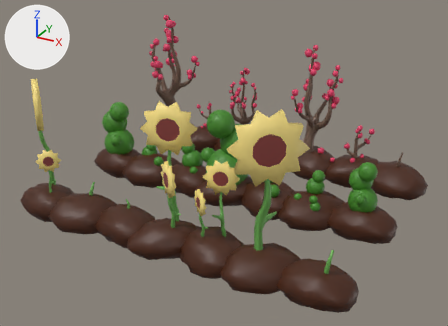
What one commit did to the FBX model Assets/3D Assets/Beete.fbx.
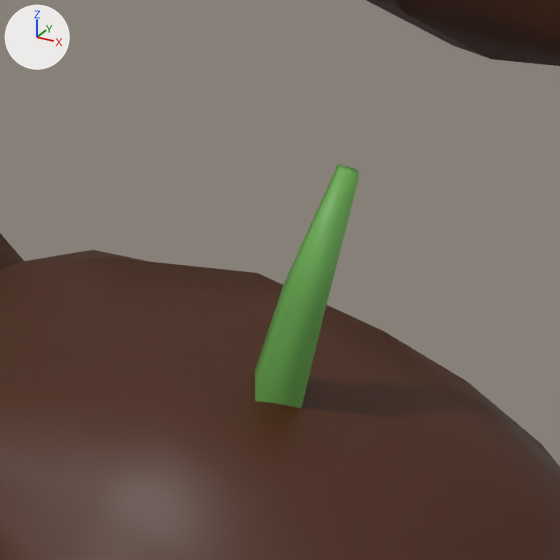
Each version appears first whole from a 50 mm lens placed at (-48.31, 16.41, 10.95), pointed at (-58.39, 34.72, 1.8), and next in a close-up on the part from 67% to 79% of the width and 72% to 89% of the height. Lighting does not change. The marker at upper left points along +X, +Y and +Z. Where no turn or scale is listed for an object, it has been applied to the vertices.

Before the edit, the objects in view are built like this:
```python
me_sphere_001 = bpy.data.meshes.new('Sphere.001')
me_sphere_001.from_pydata(...)  # 2106 vertices, 3063 faces; spans x -6.44..6.54, y -1.21..1.13, z -2.18..3.53
me_sphere_001.materials.append(mat_material)  # picture img_palette_png
me_sphere_002 = bpy.data.meshes.new('Sphere.002')
me_sphere_002.from_pydata(...)  # 5940 vertices, 6992 faces; spans x -6.44..6.54, y -1.21..1.13, z -2.18..1.67
me_sphere_002.materials.append(mat_material)  # picture img_palette_png
ob_kaktusbeet = bpy.data.objects.new('Kaktusbeet', me_sphere_002)
ob_kaktusbeet.location = (-58.571, 35.384, 1.961)
ob_kaktusbeet_001 = bpy.data.objects.new('Kaktusbeet.001', me_sphere_001)
ob_kaktusbeet_001.location = (-58.571, 31.14, 1.961)
```
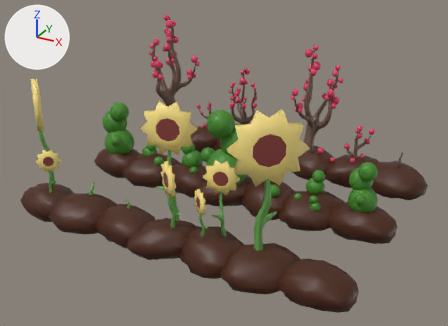
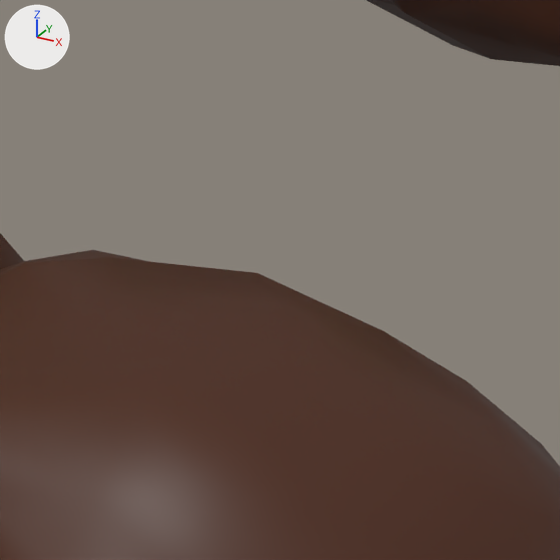
The change, as a list of edits to the scene's bpy script:
```text
Change me_sphere_001:
    where me_sphere_001.from_pydata(...)  # 2106 vertices, 3063 faces; spans x -6.44..6.54, y -1.21..1.13, z -2.18..3.53
    used by ob_kaktusbeet_001; location = (-58.571, 31.14, 1.961)
    me_sphere_001 part 1: the loose piece of 16 vertices spanning x 5.48..5.78, y -0.43..-0.14, z -1.3..-0.17 is deleted
```

Changed parts and their boxes (x1, y1, x2, y2) in the close-ups (560 x 560 px):
'Kaktusbeet.001', reshaped
    before: (0, 164, 560, 560)
    after: (0, 233, 560, 560)
part 1 of me_sphere_001, deleted (green)
    before: (255, 164, 359, 408)
